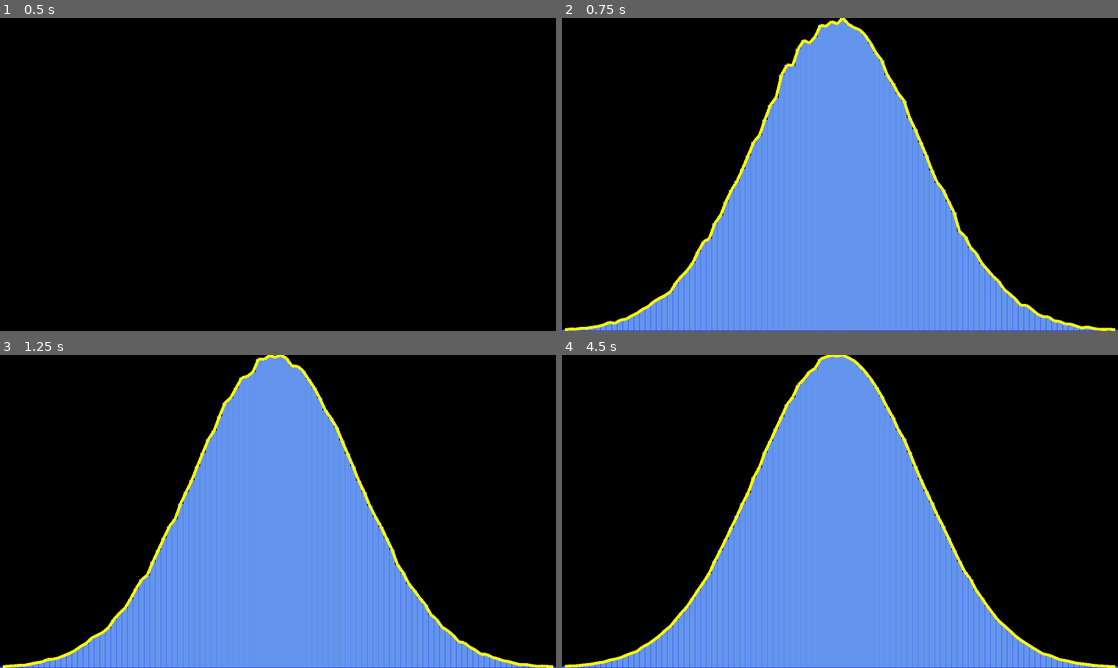
Above: before the commit, frames 1-4 (two rows, left to right).
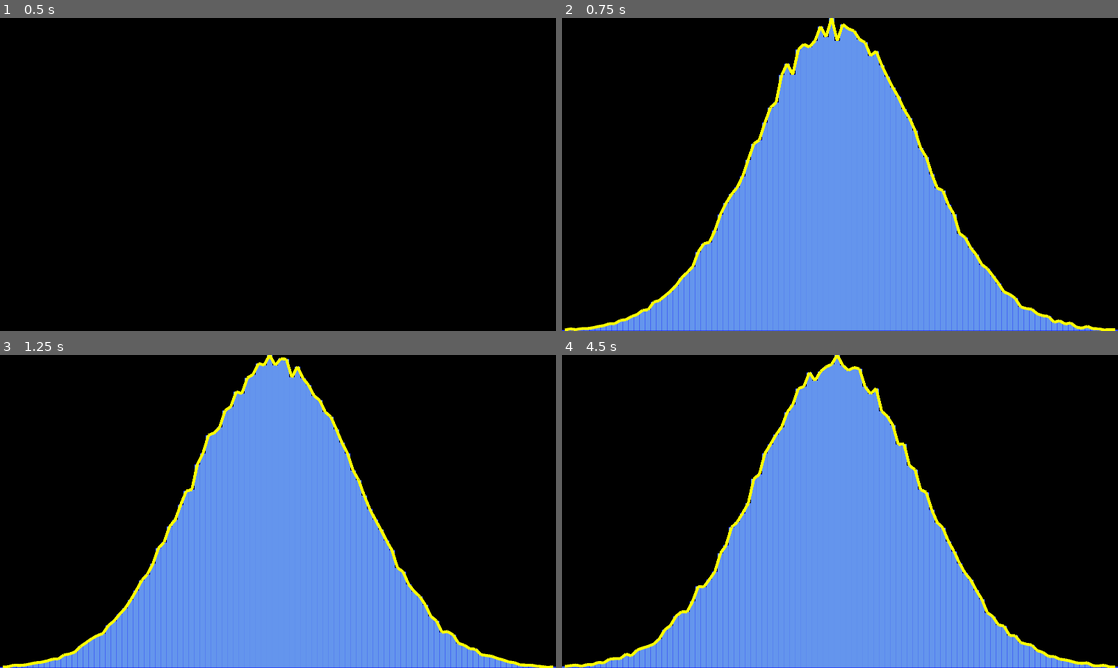
Above: after the commit, the same moments.

Repository: KimPotatoIV/NormalDistributionProject
Game: Godot game, scene res://scenes/main/main.tscn
Same seed, same stepped clock (60 frames per second), same inputs: the game is played once before the commit and once after it.
Inputs:
- Up to frame 1 (0.5 s): no input
- Up to frame 2 (0.75 s): tap Enter (ui_accept) at 0.5, 0.6 s
- Up to frame 3 (1.25 s): tap Enter (ui_accept) at 0.77, 1.07 s
- Up to frame 4 (4.5 s): tap Enter (ui_accept) at 1.35, 1.52, 1.82, 2.1, 2.75, 2.85, 3.02, 3.32, 3.6, 3.77, 4.07, 4.35 s

Frame 1 is identical in both runs. In frame 2, 1.9% of the frame differs, in the area x 0-99%, y 0-100%; in frame 3, 1.6%; in frame 4, 2.6%, in the area x 0-100%, y 0-100%.

Commit message:
Refactor distribution array initialization
Moved distribution_array initialization logic into a new _reset_distribution_array() function. This function is now called in _ready() and when 'ui_accept' is pressed to ensure consistent array resetting.

Diff:
--- a/scenes/main/main.gd
+++ b/scenes/main/main.gd
@@ -12,11 +12,12 @@
 var distribution_array: Array = []
 
 func _ready() -> void:
-	for i in range(SECTION_COUNT):
-		distribution_array.append(0)
+	_reset_distribution_array()
 
 func _process(delta: float) -> void:
 	if Input.is_action_just_pressed("ui_accept"):
+		_reset_distribution_array()
+
 		for i in range(DISTRIBUTION_COUNT):
 			var value: float = MathManager.get_ndn(MIN_VALUE, MAX_VALUE, DEVIATION)
 			var value_to_int: int = round(value)
@@ -58,3 +59,9 @@
 		draw_line(Vector2(i * bar_width + bar_width / 2, max_height - bar_height), \
 					Vector2((i + 1) * bar_width + bar_width / 2, \
 					max_height - next_bar_height), Color.YELLOW, 10.0)
+
+func _reset_distribution_array() -> void:
+	distribution_array.clear()
+
+	for i in range(SECTION_COUNT):
+		distribution_array.append(0)
